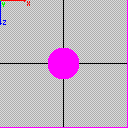
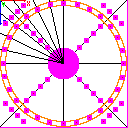
Before/after of a 128 × 128 layered artwork. What changed in the layer stack:
added layer "bases" above "angles" over <box>1,1,126,126</box>
added layer "angles" above "circle" over <box>0,0,64,64</box>
added layer "circle" above "axes" over <box>0,0,127,127</box>
painted on "guide" over <box>0,0,127,127</box>
hid "grid" over <box>0,0,127,127</box>
